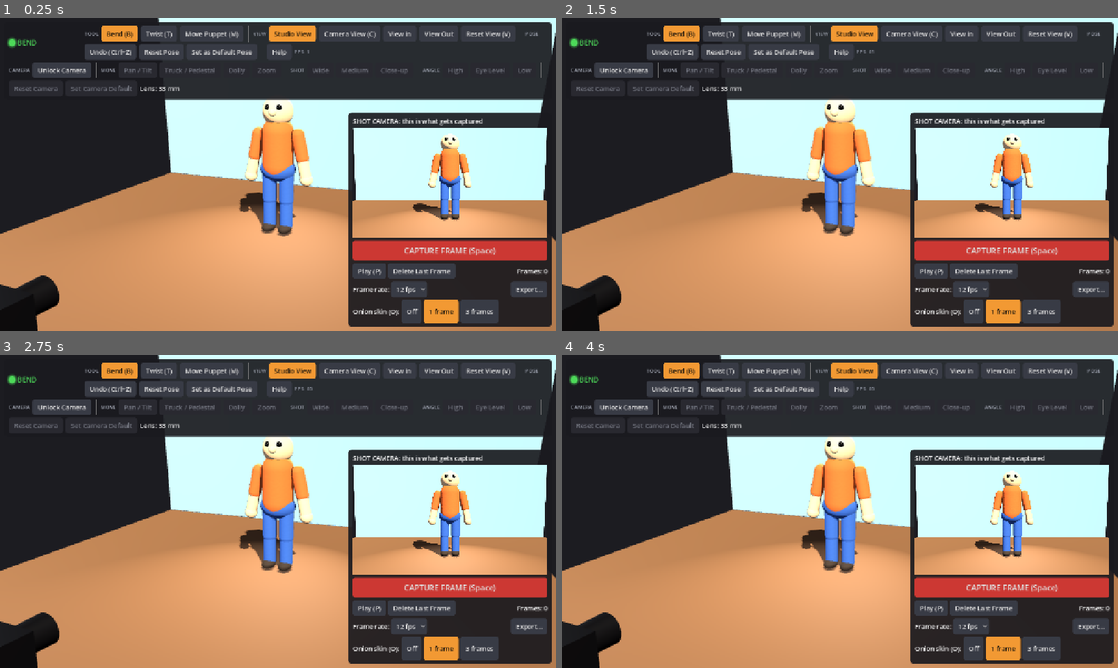
Above: before the commit, frames 1-4 (two rows, left to right).
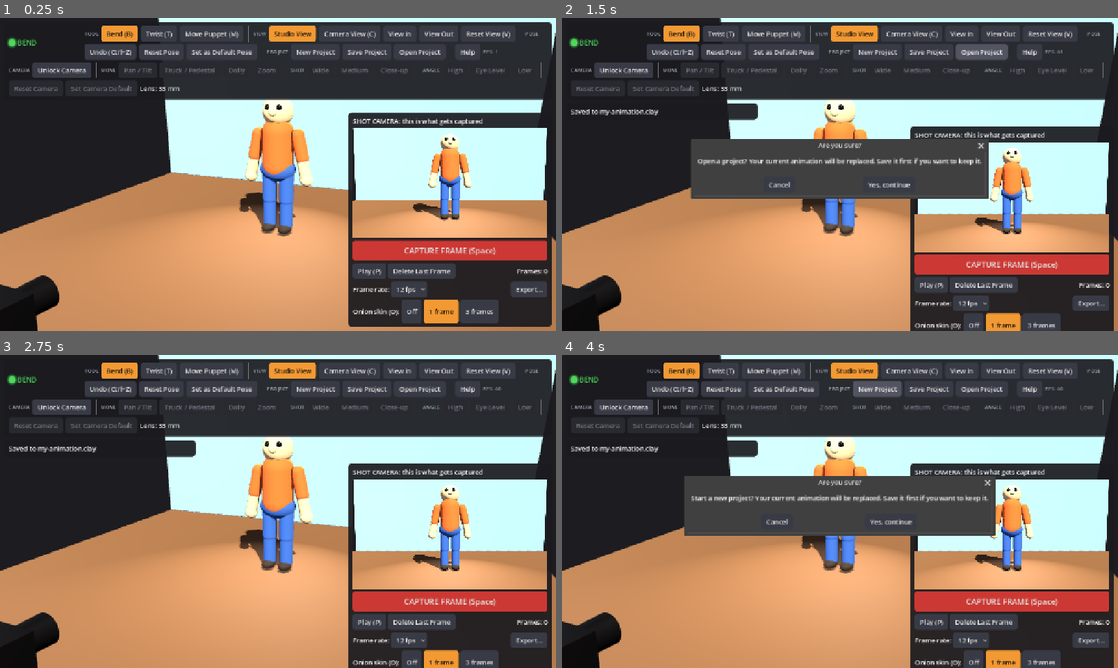
Above: after the commit, the same moments.

Repository: twalsh95/virtual-claymation-studio
Game: Godot game, scene res://scenes/main.tscn
Two runs of this game, one before a commit and one after it. Both use one fixed random seed, a clock stepped at 60 frames per second and the inputs below.
Inputs (mouse positions are in pixels of both pictures, inside the frame that each line leads up to):
- Up to frame 1 (0.25 s): no input
- Up to frame 2 (1.5 s): click (928, 52) at 0.5 s, where only the run after the commit has a clickable "Save Project"; click (984, 52) at 1.25 s, where only the run after the commit has a clickable "Open Project"
- Up to frame 3 (2.75 s): click (216, 520) at 2 s, where only the run after the commit has a clickable "Cancel"
- Up to frame 4 (4 s): click (878, 389) at 2.75 s, where only the run after the commit has a clickable "New Project"; click (878, 389) at 3.5 s, where only the run after the commit has a clickable "New Project"

The runs differ from the first frame. In frame 1, 0.4% of the frame differs, in the area x 48-90%, y 10-13%; in frame 2, 25%; in frame 3, 14%; in frame 4, 25%, in the area x 1-100%, y 8-100%.

Commit message:
file type update, project saves

Diff:
--- a/Godot project/scripts/studio.gd
+++ b/Godot project/scripts/studio.gd
@@ -15,6 +15,11 @@
 # Rates Premiere Pro offers for sequences, so every export imports cleanly.
 const FRAME_RATES := [10, 12, 15, 24, 30, 60]
 const DEFAULT_FPS := 12
+const APP_NAME := "Virtual Claymation Studio"
+const PROJECT_VERSION := 1
+const PROJECT_EXT := "clay"
+const AUTOSAVE_PATH := "user://autosave.claymation"
+const AUTOSAVE_SECONDS := 5.0
 const HIGHLIGHT_COLOR := Color(1.0, 0.75, 0.3)
 const ACCENT := Color(0.95, 0.6, 0.2)
 const DEFAULT_YAW := 0.35
@@ -142,6 +147,23 @@
 var js_ready := false
 var js_callback: JavaScriptObject   # Kept alive so the browser can keep calling back into Godot.
 var js_reply := ""
+var js_open_callback: JavaScriptObject
+
+# Projects and autosave.
+var factory_rest: Dictionary = {}     # The puppet's original default pose, for New Project.
+var factory_camera := Transform3D.IDENTITY
+var factory_fov := 40.0
+var autosave_enabled := false        # Off until the student decides about any earlier autosave.
+var autosave_timer := 0.0
+var last_saved_text := ""
+var loading := false
+var ui_theme: Theme
+var fps_option: OptionButton
+var busy_overlay: Control
+var busy_label: Label
+var confirm_dialog: ConfirmationDialog
+var pending_confirm: Callable
+var open_dialog: FileDialog
 var camera_controls: Array[Button] = []   # Disabled while the camera is locked.
 
 
@@ -167,6 +189,10 @@
 	# No status message at startup.
 	status_panel.visible = false
 	status_timer = 0.0
+	factory_rest = rest_pose.duplicate()
+	factory_camera = camera_default
+	factory_fov = camera_default_fov
+	_check_autosave()
 
 
 # ---------------------------------------------------------------- world
@@ -1349,6 +1375,12 @@
 
 
 func _process(delta: float) -> void:
+	if autosave_enabled and not loading and not capturing and not exporting:
+		autosave_timer += delta
+		if autosave_timer >= AUTOSAVE_SECONDS:
+			autosave_timer = 0.0
+			_autosave()
+
 	fps_label.text = "FPS: %d" % Engine.get_frames_per_second()
 
 	if status_timer > 0.0:
@@ -1472,7 +1504,8 @@
 	layer.add_child(camera_screen)
 
 	var margin := MarginContainer.new()
-	margin.theme = _make_theme()
+	ui_theme = _make_theme()
+	margin.theme = ui_theme
 	margin.set_anchors_preset(Control.PRESET_FULL_RECT)
 	margin.mouse_filter = Control.MOUSE_FILTER_IGNORE
 	for side in ["margin_left", "margin_top", "margin_right", "margin_bottom"]:
@@ -1558,6 +1591,12 @@
 	_add_button(flow, "Set as Default Pose", "Make the current pose the one Reset Pose returns to.", _set_default_pose)
 
 	_add_divider(flow)
+	_add_group_label(flow, "PROJECT")
+	_add_button(flow, "New Project", "Start a new animation from scratch.", func() -> void: _confirm("Start a new project? Your current animation will be replaced. Save it first if you want to keep it.", _new_project))
+	_add_button(flow, "Save Project", "Download your project as a small file you can open again later, on any computer.", _save_project)
+	_add_button(flow, "Open Project", "Open a project file you saved earlier.", func() -> void: _confirm("Open a project? Your current animation will be replaced. Save it first if you want to keep it.", _open_project))
+
+	_add_divider(flow)
 	var help_button := _make_button("Help", "Show or hide the list of controls.")
 	help_button.toggle_mode = true
 	help_button.toggled.connect(func(on: bool) -> void: help_panel.visible = on)
@@ -1649,7 +1688,8 @@
 		+ "Camera View (C): pose while looking through the shot camera.\n" \
 		+ "Unlock Camera (L), then use the camera tools, or grab the tripod in Studio View.\n" \
 		+ "Onion skin (O): see faint ghosts of your last 1 or 3 frames.\n" \
-		+ "Space: capture a frame. P: play your animation. Ctrl+Z: undo."
+		+ "Space: capture a frame. P: play your animation. Ctrl+Z: undo.\n" \
+		+ "Your work autosaves in this browser on this computer. Save Project makes a file you can open anywhere."
 	help_panel.add_child(help_text)
 
 	var spacer := Control.new()
@@ -1727,7 +1767,7 @@
 	rate_title.tooltip_text = "How many frames play each second. 12 is standard for stop motion. Higher numbers need more frames for the same length of animation."
 	rate_title.mouse_filter = Control.MOUSE_FILTER_STOP
 	rate_row.add_child(rate_title)
-	var fps_option := OptionButton.new()
+	fps_option = OptionButton.new()
 	fps_option.focus_mode = Control.FOCUS_NONE
 	fps_option.tooltip_text = rate_title.tooltip_text
 	for r in FRAME_RATES:
@@ -1781,7 +1821,265 @@
 	cursor_label.visible = false
 	layer.add_child(cursor_label)
 
+	# ---- Blocks clicks and shows progress while a project loads.
+	busy_overlay = ColorRect.new()
+	(busy_overlay as ColorRect).color = Color(0, 0, 0, 0.55)
+	busy_overlay.set_anchors_preset(Control.PRESET_FULL_RECT)
+	busy_overlay.mouse_filter = Control.MOUSE_FILTER_STOP
+	busy_overlay.theme = ui_theme
+	busy_overlay.visible = false
+	layer.add_child(busy_overlay)
+	var busy_center := CenterContainer.new()
+	busy_center.set_anchors_preset(Control.PRESET_FULL_RECT)
+	busy_overlay.add_child(busy_center)
+	var busy_panel := PanelContainer.new()
+	busy_center.add_child(busy_panel)
+	busy_label = Label.new()
+	busy_label.add_theme_font_size_override("font_size", 18)
+	busy_panel.add_child(busy_label)
+
+	confirm_dialog = ConfirmationDialog.new()
+	confirm_dialog.theme = ui_theme
+	confirm_dialog.title = "Are you sure?"
+	confirm_dialog.ok_button_text = "Yes, continue"
+	confirm_dialog.cancel_button_text = "Cancel"
+	confirm_dialog.confirmed.connect(_on_confirmed)
+	add_child(confirm_dialog)
+
 	_update_frame_info()
+
+
+# ---------------------------------------------------------------- projects and autosave
+
+## Everything needed to rebuild the animation. Frames are saved as poses, not pictures,
+## so project files stay tiny; the pictures are re-rendered when a project opens.
+func _project_data() -> Dictionary:
+	var rest_joints: Array = []
+	for part in parts:
+		var joint: Node3D = part["joint"]
+		rest_joints.append(rest_pose[joint])
+	return {
+		"app": APP_NAME,
+		"version": PROJECT_VERSION,
+		"name": export_name.text,
+		"fps": playback_fps,
+		"onion": onion_layers,
+		"rest": {"root": rest_pose[puppet_root], "joints": rest_joints},
+		"camera_default": {"transform": camera_default, "fov": camera_default_fov},
+		"current": _get_pose(),
+		"frames": frame_poses,
+	}
+
+
+func _project_text() -> String:
+	return JSON.stringify(JSON.from_native(_project_data()), "", true, true)
+
+
+## Reads project text. Returns the project, or {} with an "error" key explaining what's wrong.
+func _parse_project(text: String) -> Dictionary:
+	var parsed: Variant = JSON.parse_string(text)
+	if typeof(parsed) != TYPE_DICTIONARY:
+		return {"error": "That file isn't a claymation project."}
+	var data: Variant = JSON.to_native(parsed, false)
+	if typeof(data) != TYPE_DICTIONARY:
+		return {"error": "That file isn't a claymation project."}
+	var project: Dictionary = data
+	if project.get("app", "") != APP_NAME:
+		return {"error": "That file isn't a claymation project."}
+	var rest: Dictionary = project.get("rest", {})
+	var joints: Array = rest.get("joints", [])
+	if joints.size() != parts.size():
+		return {"error": "That project was made with a different puppet, so it can't be opened here."}
+	return project
+
+
+func _load_project_text(text: String) -> void:
+	var project := _parse_project(text)
+	if project.has("error"):
+		_flash_status(project["error"], 6.0)
+		return
+	await _apply_project(project)
+	_flash_status("Opened %s." % export_name.text)
+
+
+func _apply_project(project: Dictionary) -> void:
+	loading = true
+	if playing:
+		_stop_playback()
+	var rest: Dictionary = project["rest"]
+	rest_pose[puppet_root] = rest["root"]
+	var joints: Array = rest["joints"]
+	for i in parts.size():
+		var joint: Node3D = parts[i]["joint"]
+		rest_pose[joint] = joints[i]
+	var cam: Dictionary = project.get("camera_default", {})
+	camera_default = cam.get("transform", factory_camera)
+	camera_default_fov = cam.get("fov", factory_fov)
+	export_name.text = str(project.get("name", "my-animation"))
+	_set_fps(int(project.get("fps", DEFAULT_FPS)))
+	_set_onion_layers(int(project.get("onion", 1)))
+	frame_poses.assign(project.get("frames", []))
+	undo_stack.clear()
+	await _rebuild_frames()
+	var current: Dictionary = project.get("current", {})
+	if current.is_empty() and not frame_poses.is_empty():
+		current = frame_poses[frame_poses.size() - 1]
+	if not current.is_empty():
+		_apply_pose(current)
+	_update_ghosts()
+	loading = false
+	last_saved_text = ""
+
+
+## Re-renders every frame from its saved pose through the shot camera.
+func _rebuild_frames() -> void:
+	frame_textures.clear()
+	if frame_poses.is_empty():
+		_update_frame_info()
+		return
+	busy_overlay.visible = true
+	capturing = true
+	_set_highlight({})
+	for ghost in ghosts:
+		ghost.visible = false
+	shot_camera.cull_mask = SHOT_CAPTURE_MASK
+	var count := frame_poses.size()
+	for i in count:
+		busy_label.text = "Rebuilding your frames: %d of %d" % [i + 1, count]
+		_apply_pose(frame_poses[i])
+		await RenderingServer.frame_post_draw
+		frame_textures.append(ImageTexture.create_from_image(shot_viewport.get_texture().get_image()))
+	shot_camera.cull_mask = SHOT_PREVIEW_MASK
+	capturing = false
+	busy_overlay.visible = false
+	_update_frame_info()
+
+
+func _new_project() -> void:
+	if playing:
+		_stop_playback()
+	rest_pose = factory_rest.duplicate()
+	for part in parts:
+		part["twist"] = 0.0
+	for node in rest_pose.keys():
+		var n: Node3D = node
+		n.transform = rest_pose[node]
+	camera_default = factory_camera
+	camera_default_fov = factory_fov
+	shot_camera.global_transform = factory_camera
+	shot_camera.fov = factory_fov
+	_sync_camera()
+	frame_poses.clear()
+	frame_textures.clear()
+	undo_stack.clear()
+	export_name.text = "my-animation"
+	_set_fps(DEFAULT_FPS)
+	_set_onion_layers(1)
+	_update_frame_info()
+	_update_ghosts()
+	_flash_status("Started a new project.")
+
+
+func _save_project() -> void:
+	var file_name := "%s.%s" % [_safe_name(export_name.text), PROJECT_EXT]
+	_flash_status(_deliver_file(_project_text().to_utf8_buffer(), file_name, "application/json"), 5.0)
+
+
+func _open_project() -> void:
+	if OS.has_feature("web"):
+		if not _load_export_tools():
+			_flash_status("Couldn't open the file picker. Try reloading the page.")
+			return
+		var api = JavaScriptBridge.get_interface("vcsExport")
+		api.openFile(js_open_callback)
+		return
+	# Running from the Godot editor: use Godot's own file window.
+	if open_dialog == null:
+		open_dialog = FileDialog.new()
+		open_dialog.file_mode = FileDialog.FILE_MODE_OPEN_FILE
+		open_dialog.access = FileDialog.ACCESS_FILESYSTEM
+		open_dialog.use_native_dialog = true
+		# Older .claymation files from early testing still open.
+		open_dialog.filters = PackedStringArray(["*.clay, *.claymation ; Claymation projects"])
+		open_dialog.file_selected.connect(func(path: String) -> void: _load_project_text(FileAccess.get_file_as_string(path)))
+		add_child(open_dialog)
+	open_dialog.popup_centered_ratio(0.6)
+
+
+## The browser's file picker sends back "file:<project text>", "cancel", or "error: <reason>".
+func _on_js_file_opened(args: Array) -> void:
+	var reply := str(args[0]) if args.size() > 0 else ""
+	if reply.begins_with("file:"):
+		_load_project_text(reply.substr(5))
+	elif reply.begins_with("error"):
+		_flash_status("Couldn't open that file: " + reply.trim_prefix("error: "), 6.0)
+
+
+func _autosave() -> void:
+	var text := _project_text()
+	if text == last_saved_text:
+		return
+	var f := FileAccess.open(AUTOSAVE_PATH, FileAccess.WRITE)
+	if f == null:
+		return
+	f.store_string(text)
+	f.close()
+	last_saved_text = text
+
+
+## On startup: if there's autosaved work with frames in it, offer to bring it back.
+func _check_autosave() -> void:
+	if not FileAccess.file_exists(AUTOSAVE_PATH):
+		autosave_enabled = true
+		return
+	var text := FileAccess.get_file_as_string(AUTOSAVE_PATH)
+	var project := _parse_project(text)
+	var frames: Array = project.get("frames", [])
+	if project.has("error") or frames.is_empty():
+		autosave_enabled = true
+		return
+	confirm_dialog.title = "Welcome back"
+	confirm_dialog.dialog_text = "You have saved work here: \"%s\" with %d frames.\nPick up where you left off?" % [project.get("name", "my-animation"), frames.size()]
+	confirm_dialog.ok_button_text = "Pick up where I left off"
+	confirm_dialog.cancel_button_text = "Start fresh"
+	pending_confirm = func() -> void:
+		_restore_dialog_defaults()
+		await _apply_project(project)
+		autosave_enabled = true
+		_flash_status("Welcome back! Your work is restored.")
+	confirm_dialog.canceled.connect(_on_start_fresh, CONNECT_ONE_SHOT)
+	confirm_dialog.popup_centered()
+
+
+func _on_start_fresh() -> void:
+	_restore_dialog_defaults()
+	pending_confirm = Callable()
+	autosave_enabled = true
+
+
+func _restore_dialog_defaults() -> void:
+	confirm_dialog.title = "Are you sure?"
+	confirm_dialog.ok_button_text = "Yes, continue"
+	confirm_dialog.cancel_button_text = "Cancel"
+
+
+func _on_confirmed() -> void:
+	if pending_confirm.is_valid():
+		pending_confirm.call()
+
+
+func _confirm(message: String, action: Callable) -> void:
+	confirm_dialog.dialog_text = message
+	pending_confirm = action
+	confirm_dialog.popup_centered()
+
+
+func _set_fps(fps: int) -> void:
+	var index := FRAME_RATES.find(fps)
+	if index < 0:
+		index = FRAME_RATES.find(DEFAULT_FPS)
+	playback_fps = FRAME_RATES[index]
+	fps_option.select(index)
 
 
 # ---------------------------------------------------------------- export
@@ -1899,7 +2197,7 @@
 
 	var data := FileAccess.get_file_as_bytes(zip_path)
 	DirAccess.remove_absolute(ProjectSettings.globalize_path(zip_path))
-	_deliver_file(data, base + ".zip", "application/zip")
+	export_status.text = _deliver_file(data, base + ".zip", "application/zip")
 	exporting = false
 
 
@@ -1945,7 +2243,8 @@
 		export_status.text = "Export stopped: " + js_reply.trim_prefix("error: ")
 
 
-## Loads the bundled MP4/GIF code (res://web/vcs-export.js) into the page the first time it's needed.
+## Loads the bundled browser code (res://web/vcs-export.js: MP4/GIF export and the file picker)
+## into the page the first time it's needed.
 func _load_export_tools() -> bool:
 	if js_ready:
 		return true
@@ -1954,6 +2253,7 @@
 		return false
 	JavaScriptBridge.eval(code, true)
 	js_callback = JavaScriptBridge.create_callback(_on_js_reply)
+	js_open_callback = JavaScriptBridge.create_callback(_on_js_file_opened)
 	js_ready = JavaScriptBridge.get_interface("vcsExport") != null
 	return js_ready
 
@@ -1964,20 +2264,19 @@
 
 
 ## In a browser, downloads the file. When run from the Godot editor, saves it to Downloads instead.
-func _deliver_file(data: PackedByteArray, file_name: String, mime: String) -> void:
+## Returns a message for the student saying where the file went.
+func _deliver_file(data: PackedByteArray, file_name: String, mime: String) -> String:
 	if OS.has_feature("web"):
 		JavaScriptBridge.download_buffer(data, file_name, mime)
-		export_status.text = "Downloaded %s. Check your Downloads folder." % file_name
-		return
+		return "Downloaded %s. Check your Downloads folder." % file_name
 	var path := OS.get_system_dir(OS.SYSTEM_DIR_DOWNLOADS).path_join(file_name)
 	var f := FileAccess.open(path, FileAccess.WRITE)
 	if f == null:
-		export_status.text = "Couldn't save the file to Downloads."
-		return
+		return "Couldn't save the file to Downloads."
 	f.store_buffer(data)
 	f.close()
 	OS.shell_show_in_file_manager(path)
-	export_status.text = "Saved to %s" % path
+	return "Saved to %s" % path
 
 
 ## A Final Cut Pro 7 XML project, which Premiere Pro can import (File > Import).
